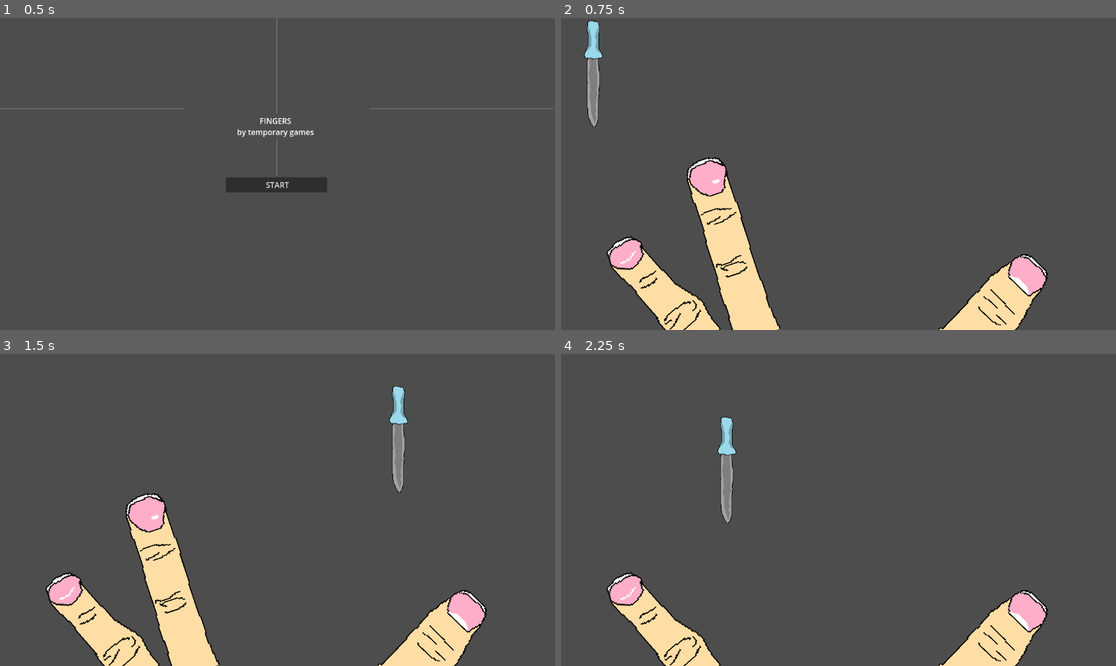
Above: before the commit, frames 1-4 (two rows, left to right).
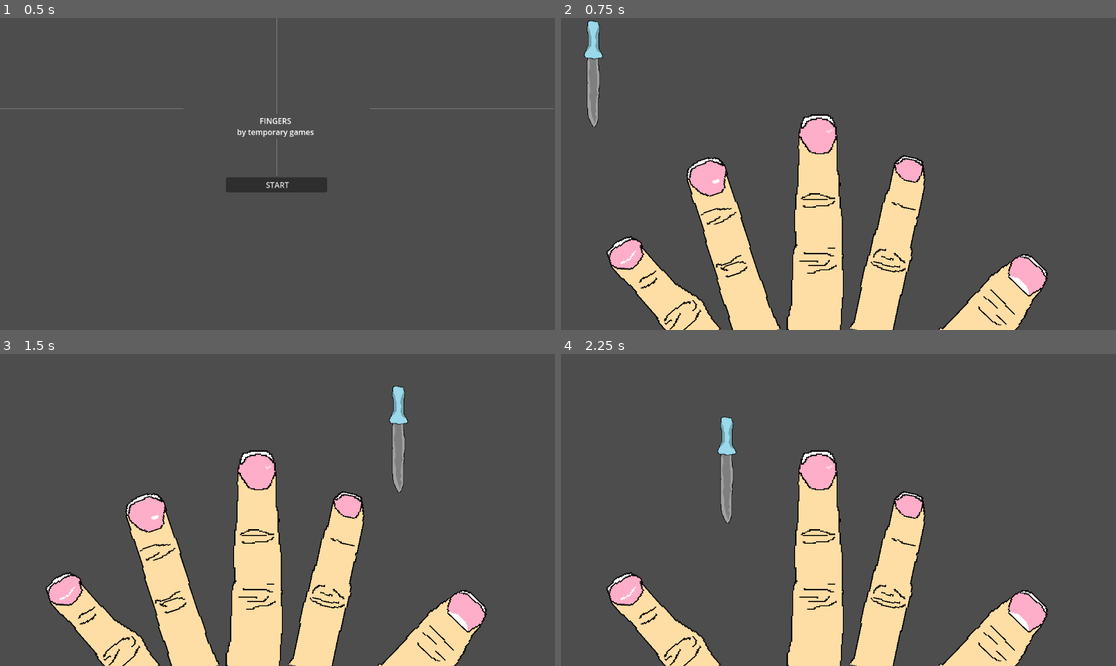
Above: after the commit, the same moments.

Repository: liamebre/fingers
Game: Godot game, scene res://scenes/main.tscn
The game is run twice, just before and just after one commit, with the same random seed, the same clock (stepped at 60 frames per second) and the same inputs.
Inputs (mouse positions are in pixels of both pictures, inside the frame that each line leads up to):
- Up to frame 1 (0.5 s): no input
- Up to frame 2 (0.75 s): click "START" at 0.5 s
- Up to frame 3 (1.5 s): tap Enter at 1.25 s; move the mouse to (399, 494) at 1.27 s; click (399, 494) at 1.35 s
- Up to frame 4 (2.25 s): tap Space at 2 s; move the mouse to (727, 525) at 2.02 s; click (727, 525) at 2.1 s

Frame 1 is identical in both runs. In frame 2, 9.7% of the frame differs, in the area x 40-66%, y 30-100%; in frame 3, 9.7%; in frame 4, 9.7%.

Commit message:
fix
i fixed the disapreance issue turns out i was silly. the fingers hit boxes were over lapping eachother causeing them to make each other disapear so i just i just had to move them in the editor

Diff:
--- a/scenes/finger.tscn
+++ b/scenes/finger.tscn
@@ -52,7 +52,7 @@
 texture = ExtResource("2_4cckd")
 
 [node name="middle" type="Area2D" parent="."]
-position = Vector2(0, -100)
+position = Vector2(3, -102)
 
 [node name="CollisionShape2D" type="CollisionShape2D" parent="middle"]
 position = Vector2(-9, 2)
@@ -60,7 +60,7 @@
 
 [node name="Middle" type="Sprite2D" parent="middle/CollisionShape2D"]
 texture_filter = 1
-position = Vector2(3, 6)
+position = Vector2(5, 4)
 texture = ExtResource("3_dtcej")
 
 [node name="point" type="Area2D" parent="."]
@@ -68,14 +68,13 @@
 
 [node name="CollisionShape2D" type="CollisionShape2D" parent="point"]
 texture_filter = 2
-position = Vector2(-21.4851, 6.86334)
+position = Vector2(-14, 7)
 rotation = 0.240855
-scale = Vector2(1, 1)
 shape = SubResource("RectangleShape2D_720ec")
 
 [node name="Point" type="Sprite2D" parent="point/CollisionShape2D"]
 texture_filter = 1
-position = Vector2(3.41711, -0.698593)
+position = Vector2(3.91117, -2.8794)
 rotation = -0.0331608
 scale = Vector2(1.04807, 1.03405)
 texture = ExtResource("5_bisjf")
--- a/scenes/main.tscn
+++ b/scenes/main.tscn
@@ -20,4 +20,10 @@
 visible = false
 position = Vector2(69, 231)
 
+[node name="setupTimer" type="Timer" parent="."]
+process_mode = 3
+wait_time = 0.5
+one_shot = true
+
 [connection signal="startgame" from="start" to="." method="_on_start_startgame"]
+[connection signal="timeout" from="setupTimer" to="." method="_on_setup_timer_timeout"]
--- a/scripts/main.gd
+++ b/scripts/main.gd
@@ -8,15 +8,19 @@
 
 
 func _setup():
-	get_tree().paused = false
 	$fingers.show()
 	$knife.show()
 	score = 0
 
 
+func _start():
+	get_tree().paused = false
+
+
 func _on_start_startgame() -> void:
 	$start.hide()
 	_setup()
+	$setupTimer.start()
 
 
 func _process(_delta: float) -> void:
@@ -27,3 +31,7 @@
 	if Input.is_action_just_pressed("lMouse"):
 		$knife.position = get_global_mouse_position()
 		score +=1
+
+
+func _on_setup_timer_timeout() -> void:
+	get_tree().paused = false
